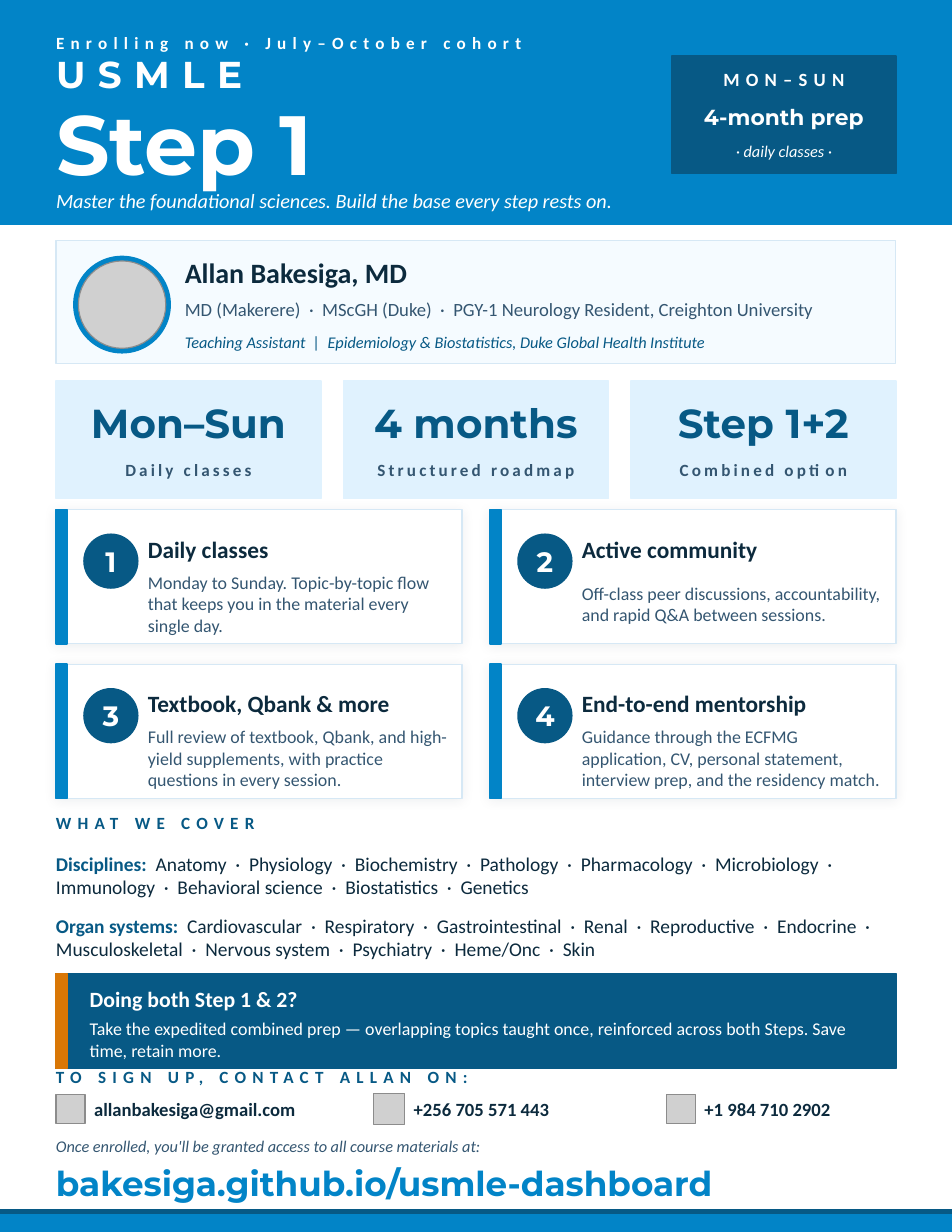
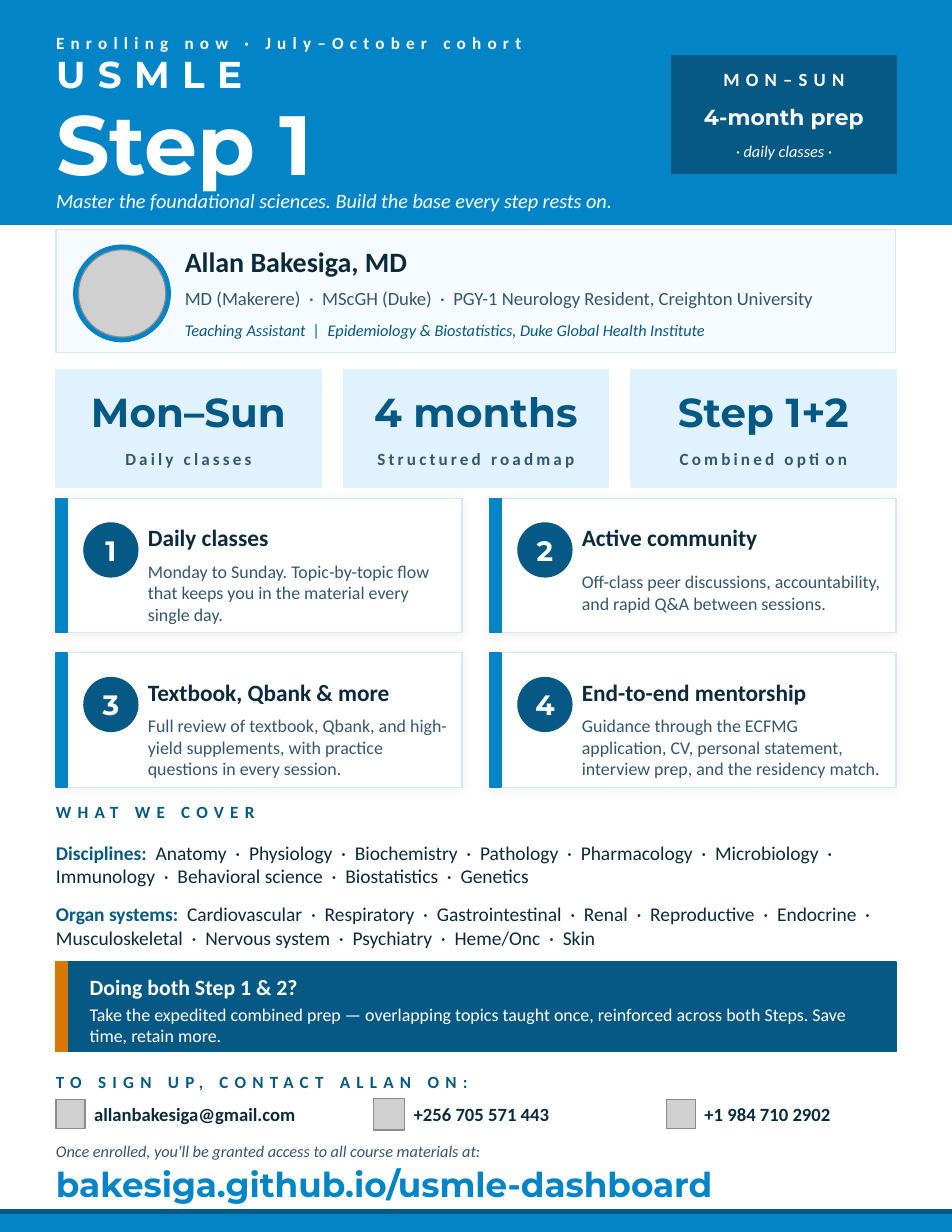
Before and after one commit to Bakesiga/usmle-dashboard, a slide deck: slide 1 of outputs/flyers/USMLE_Step1_Flyer.pptx. Drawn at 952x1232 pixels with LibreOffice and Linux fonts; fonts in the diff are those of the drawing; grey boxes stand for pictures. Boxes give left, top, right and bottom in pixels: in the first picture for what was removed or moved away, otherwise in the second. Text is boxed around its words. In the diff, an @@ line names an element or a change of style, - is before the commit and + after.

Commit message:
Flyers: balance white space between callout and 'TO SIGN UP' on Step 1
The 'TO SIGN UP, CONTACT ALLAN ON:' header was butting up
against the combined-prep callout because Step 1's longer
topics block pushed the callout end (~9.54) past the CTA
cap (9.50). Pulled upper content up by 0.10, slimmed the
callout box from 0.85 to 0.80, and lifted the CTA cap to
9.55 with a tighter URL h. Now ~0.16" of breathing room
between callout and header on Step 1.

```diff
--- a/outputs/flyers/USMLE_Step1_Flyer.pptx
+++ b/outputs/flyers/USMLE_Step1_Flyer.pptx
@@ 25 texts, 12 rectangles, 5 ellipses, 1 picture: place and size @@
-25 texts, 12 rectangles, 5 ellipses, 1 picture at [56, 241, 896, 1011]
+25 texts, 12 rectangles, 5 ellipses, 1 picture at [56, 230, 896, 999]
@@ rectangle: place and size @@
-rectangle at [56, 973, 896, 1068]
+rectangle at [56, 962, 896, 1052]
@@ rectangle: place and size @@
-rectangle at [56, 973, 67, 1068]
+rectangle at [56, 962, 67, 1052]
@@ text "Take the expedited combined prep ...": place and size @@
-text "Take the expedited combined prep ..." at [90, 1022, 845, 1059]
+text "Take the expedited combined prep ..." at [90, 1008, 845, 1044]
@@ 5 texts, 3 pictures: place and size @@
-5 texts, 3 pictures at [56, 1064, 896, 1155]
+5 texts, 3 pictures at [56, 1070, 896, 1160]
```
Also in this commit, not shown: 2 other files.
